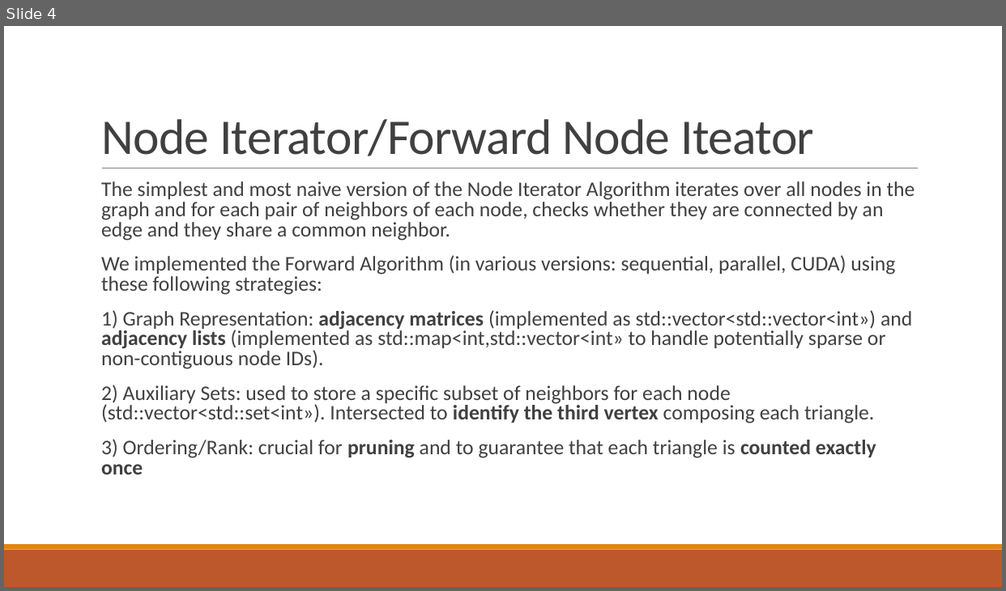
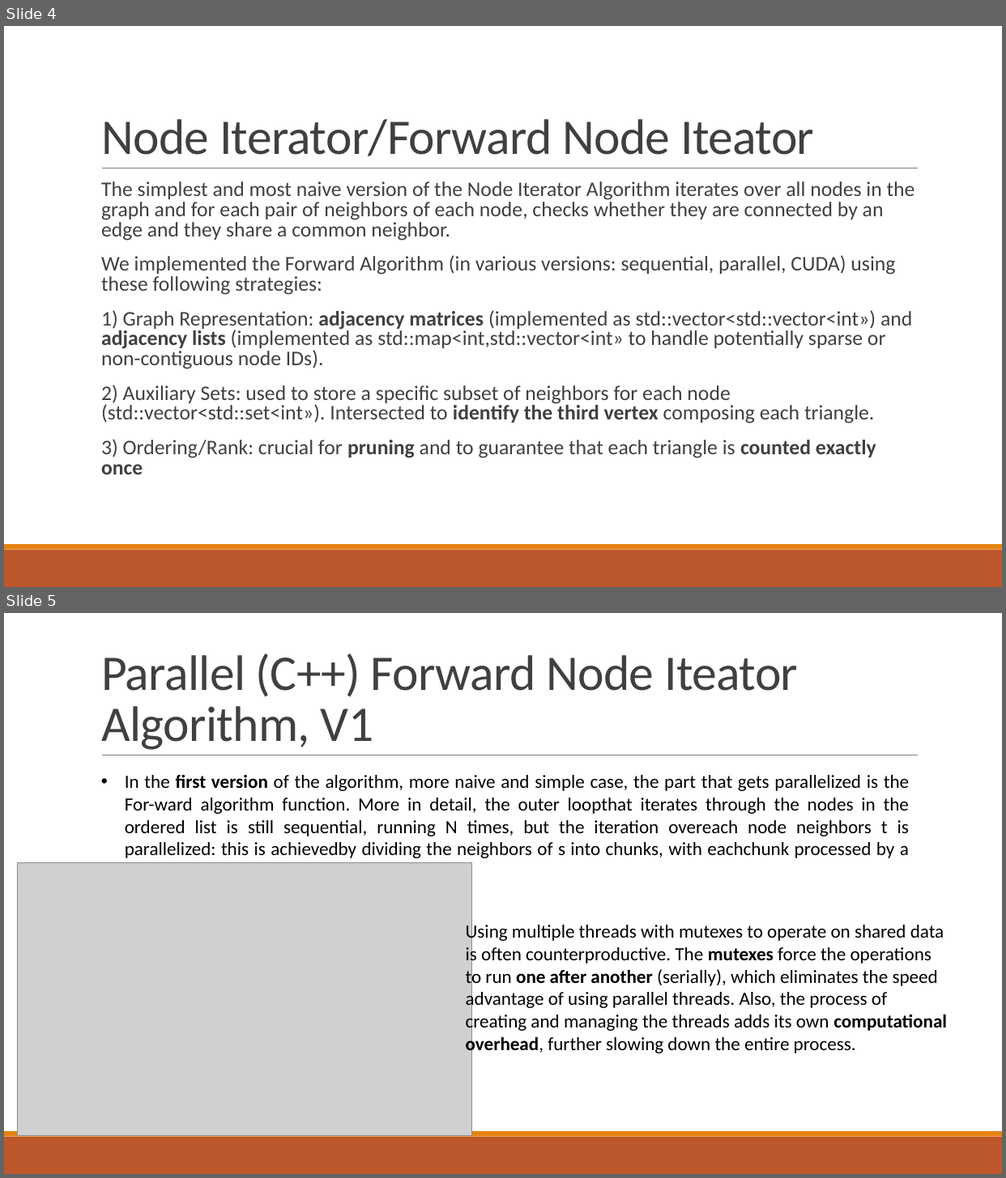
Before and after one commit to RiccardoRevalor/ParallelTriangleCounting, a slide deck: presentation.pptx. Shown one above the other, each under a label of ours: slide 4 before the commit, slides 4 and 5 after it. The pictures are 1006x591 and 1006x1178 pixels, drawn with LibreOffice and Linux fonts; fonts in the diff are those of the drawing; grey boxes stand for pictures. Boxes give left, top, right and bottom in pixels: in the first picture for what was removed or moved away, otherwise in the second. Text is boxed around its words. In the diff, an @@ line names an element or a change of style, - is before the commit and + after.

Commit message:
feat: slides, completed node algorithms

```diff
--- a/presentation.pptx
+++ b/presentation.pptx
@@ slide 5 added at (x1=4, y1=613, x2=1002, y2=1174), background #FFFFFF; not listed: 3 template elements that a slide beside it also shows @@
@@ title added at (x1=101, y1=653, x2=798, y2=750), 48 pt, text #404040 @@
+Parallel (C++) Forward Node Iteator Algorithm, V1
@@ text added at (x1=125, y1=774, x2=909, y2=863), 18 pt, text #000000 @@
+• In the first version of the algorithm, more naive and simple case, the part that gets parallelized is the For-ward algorithm function. More in detail, the outer loopthat iterates through the nodes in the ordered list is still sequential, running N times, but the iteration overeach node neighbors t is parallelized: this is achievedby dividing the neighbors of s into chunks, with eachchunk processed by a separate worker thread usingstd::async.
@@ picture added at (x1=17, y1=863, x2=471, y2=1135) @@
@@ text added at (x1=466, y1=922, x2=947, y2=1055), 18 pt, text #000000 @@
+Using multiple threads with mutexes to operate on shared data is often counterproductive. The mutexes force the operations to run one after another (serially), which eliminates the speed advantage of using parallel threads. Also, the process of creating and managing the threads adds its own computational overhead, further slowing down the entire process.
```
Also in this commit, not shown: 4 other slides added, 1 other file.
